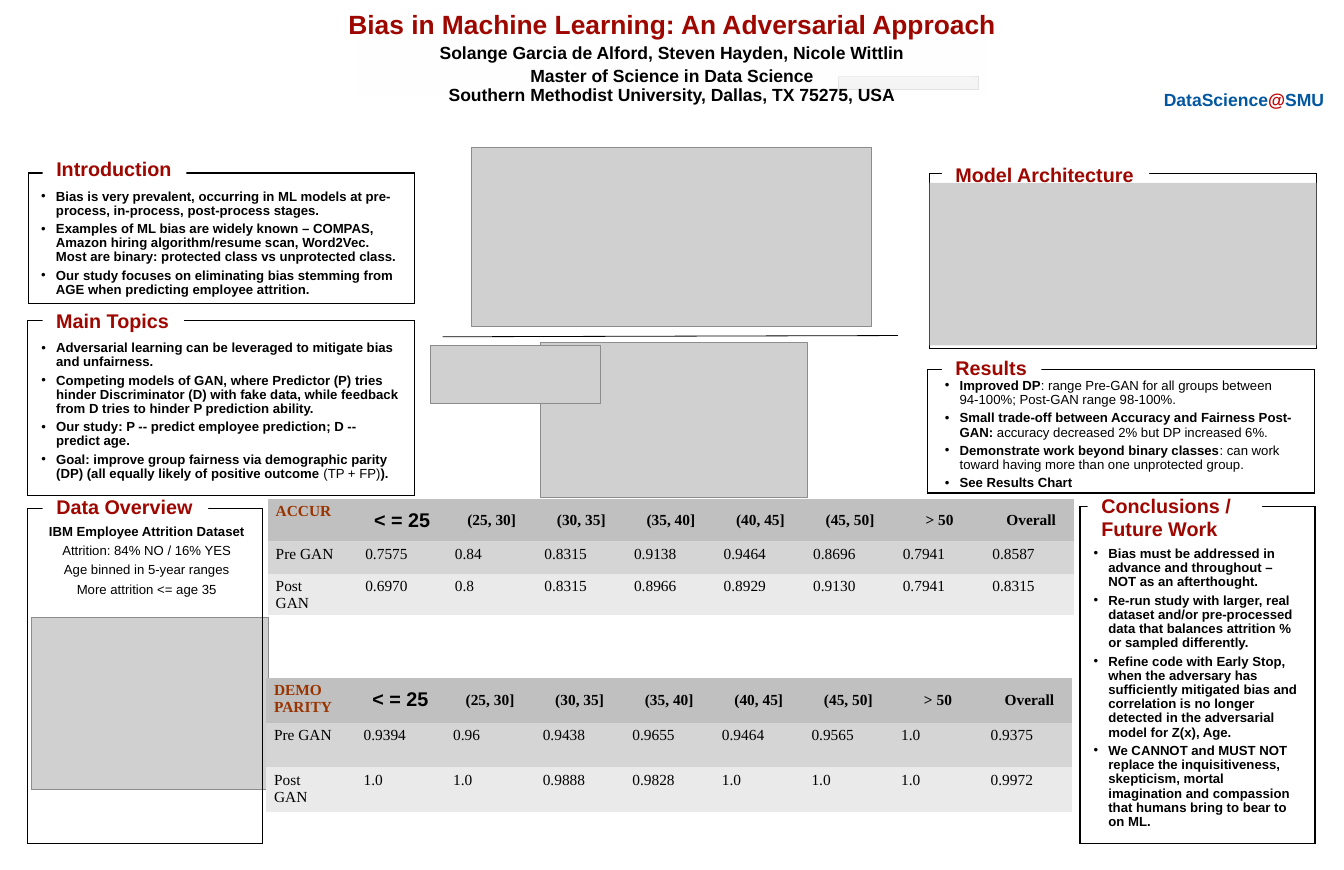
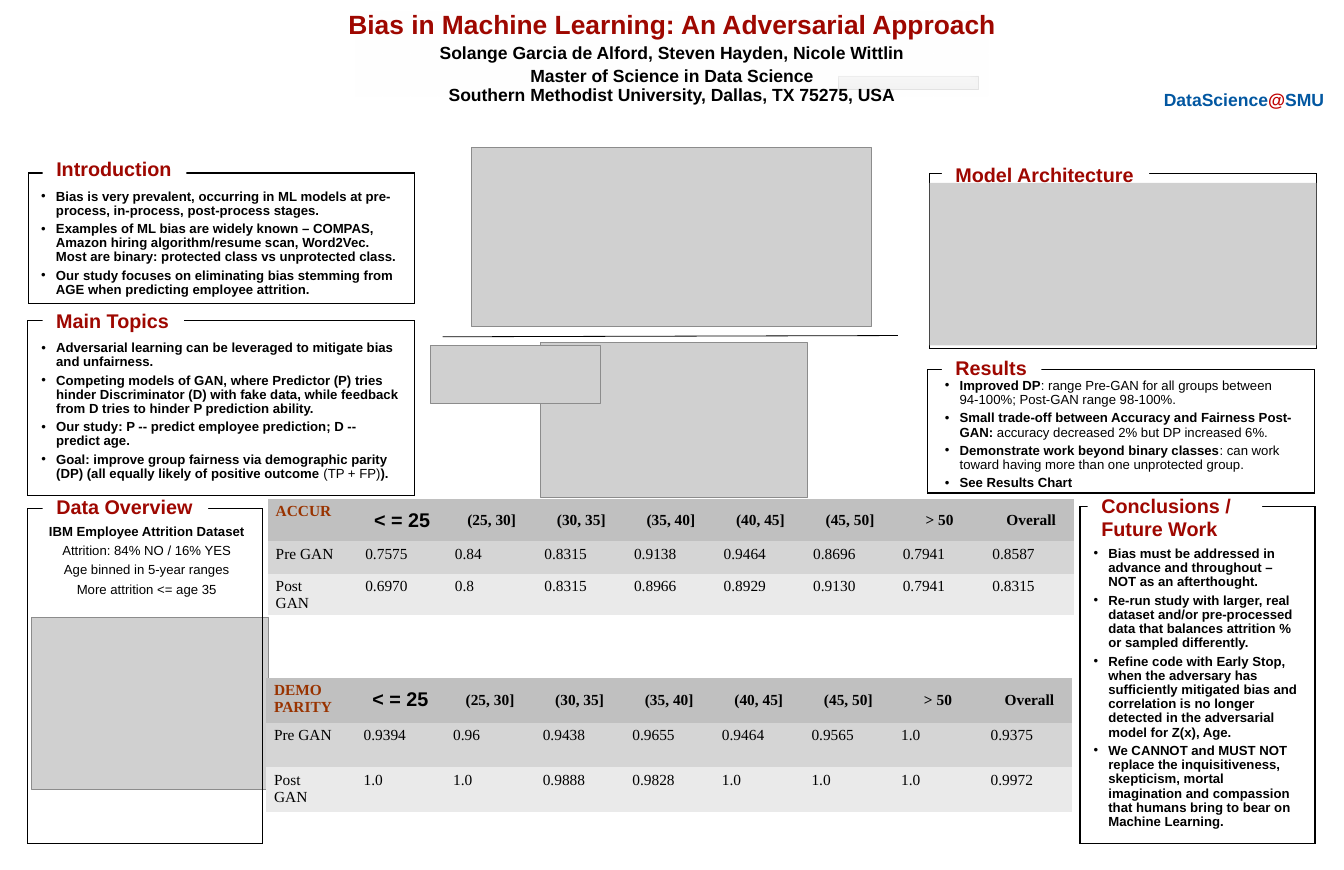
Before and after one commit to skhayden/Reducing-Age-Bias-in-Machine-Learning-An-Algorithmic-Approach, a slide deck: slide 1 of Hayden_deAlford_Wittlin_AdversarialBiasPosterFINAL.pptx. Drawn at 1344x870 pixels with LibreOffice and Linux fonts; fonts in the diff are those of the drawing; grey boxes stand for pictures; background and template pictures are left out. Boxes give left, top, right and bottom in pixels: in the first picture for what was removed or moved away, otherwise in the second. Text is boxed around its words. In the diff, an @@ line names an element or a change of style, - is before the commit and + after.

```diff
--- a/Hayden_deAlford_Wittlin_AdversarialBiasPosterFINAL.pptx
+++ b/Hayden_deAlford_Wittlin_AdversarialBiasPosterFINAL.pptx
@@ text at box(1108, 745, 1290, 829): text changed @@
-• We CANNOT and MUST NOT replace the inquisitiveness, skepticism, mortal imagination and compassion that humans bring to bear to on ML.
+• We CANNOT and MUST NOT replace the inquisitiveness, skepticism, mortal imagination and compassion that humans bring to bear on Machine Learning.
```
Also in this commit, not shown: 3 other files.
